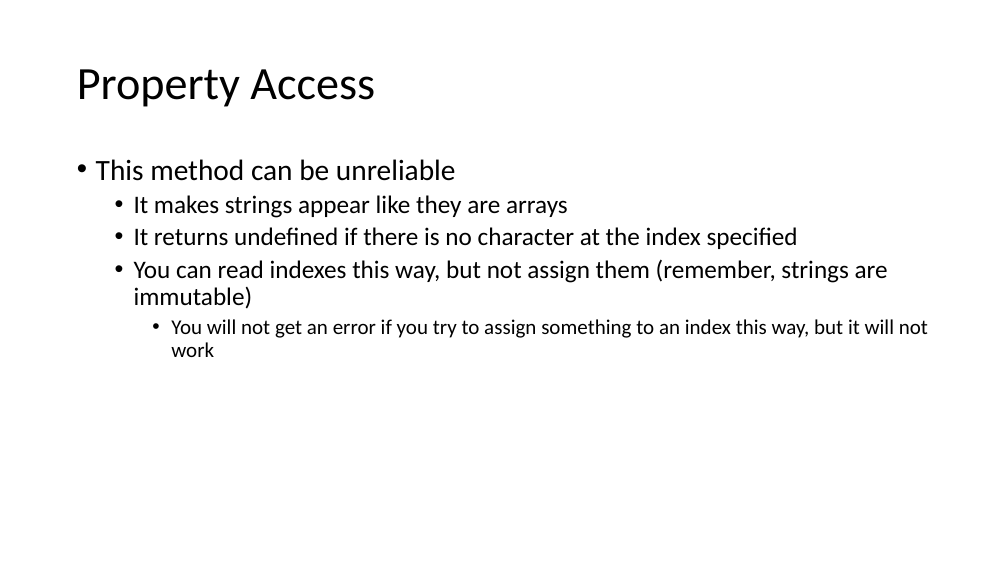
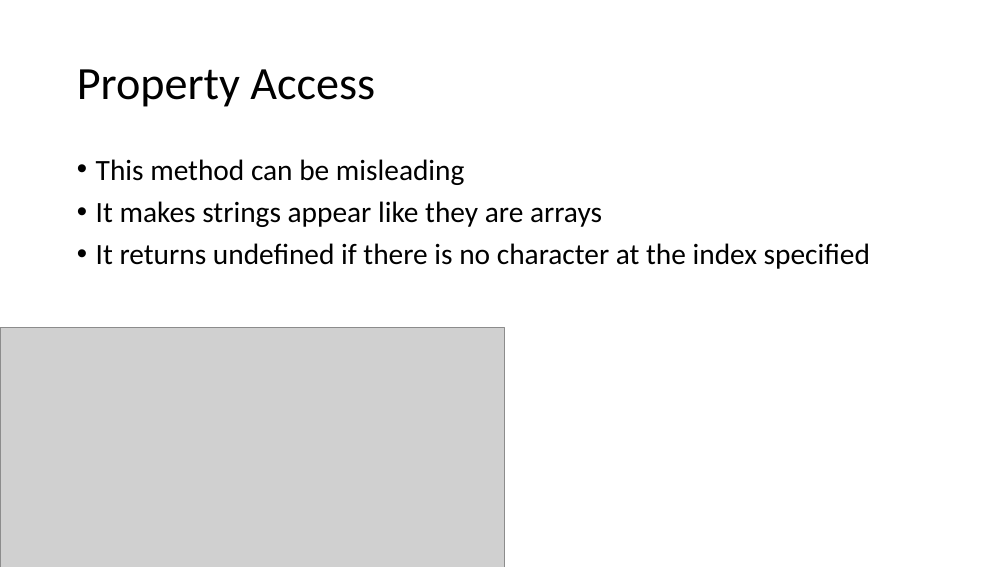
Before and after one commit to YWCANWIL-TechLab/Module4-DataTypes-Day1, a slide deck: slide 35 of slides/Strings.pptx. Drawn at 1008x567 pixels with LibreOffice and Linux fonts; fonts in the diff are those of the drawing; grey boxes stand for pictures. Boxes give left, top, right and bottom in pixels: in the first picture for what was removed or moved away, otherwise in the second. Text is boxed around its words. In the diff, an @@ line names an element or a change of style, - is before the commit and + after.

```diff
--- a/slides/Strings.pptx
+++ b/slides/Strings.pptx
@@ text at [96,159,464,185]: text changed @@
-• This method can be unreliable
+• This method can be misleading
@@ text at [96,201,870,269]: size 24 to 28 pt in "It makes strings appear like they are ...", "It returns undefined if there is no ..."; list level 2 to 1 in "It makes strings appear like ..."; list level 2 to 1 in "It returns undefined if there ..." @@
@@ text at [134,259,928,357]: paragraphs removed @@
-  • You can read indexes this way, but not assign them (remember, strings are immutable)
-    • You will not get an error if you try to assign something to an index this way, but it will not work
@@ picture added at [0,327,504,567] @@
```
Also in this commit, not shown: 1 other slide changed, 2 slides added, 1 slide removed.
